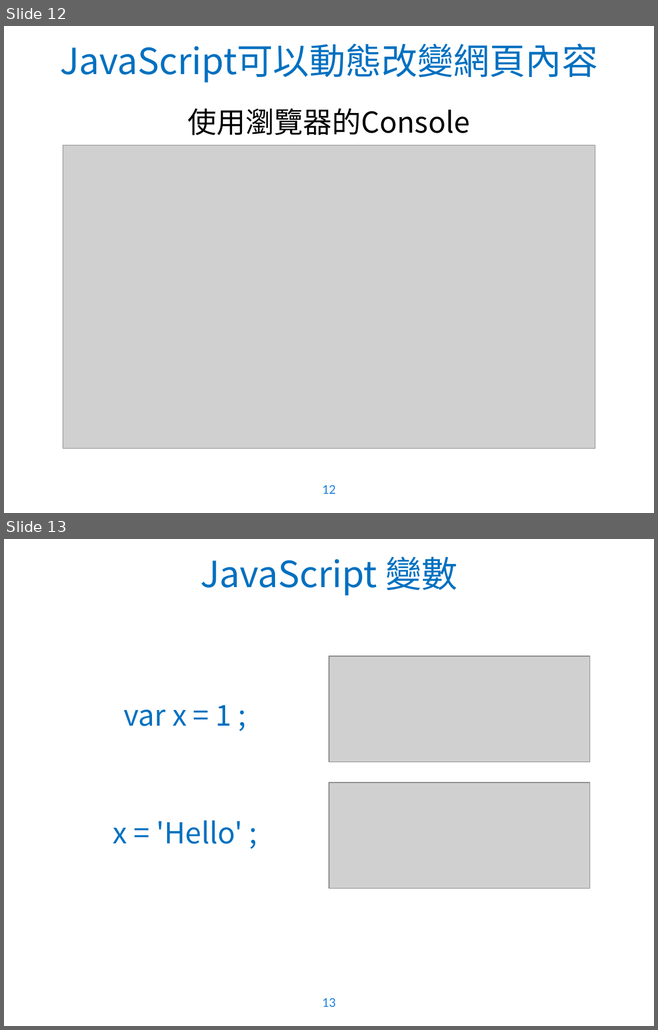
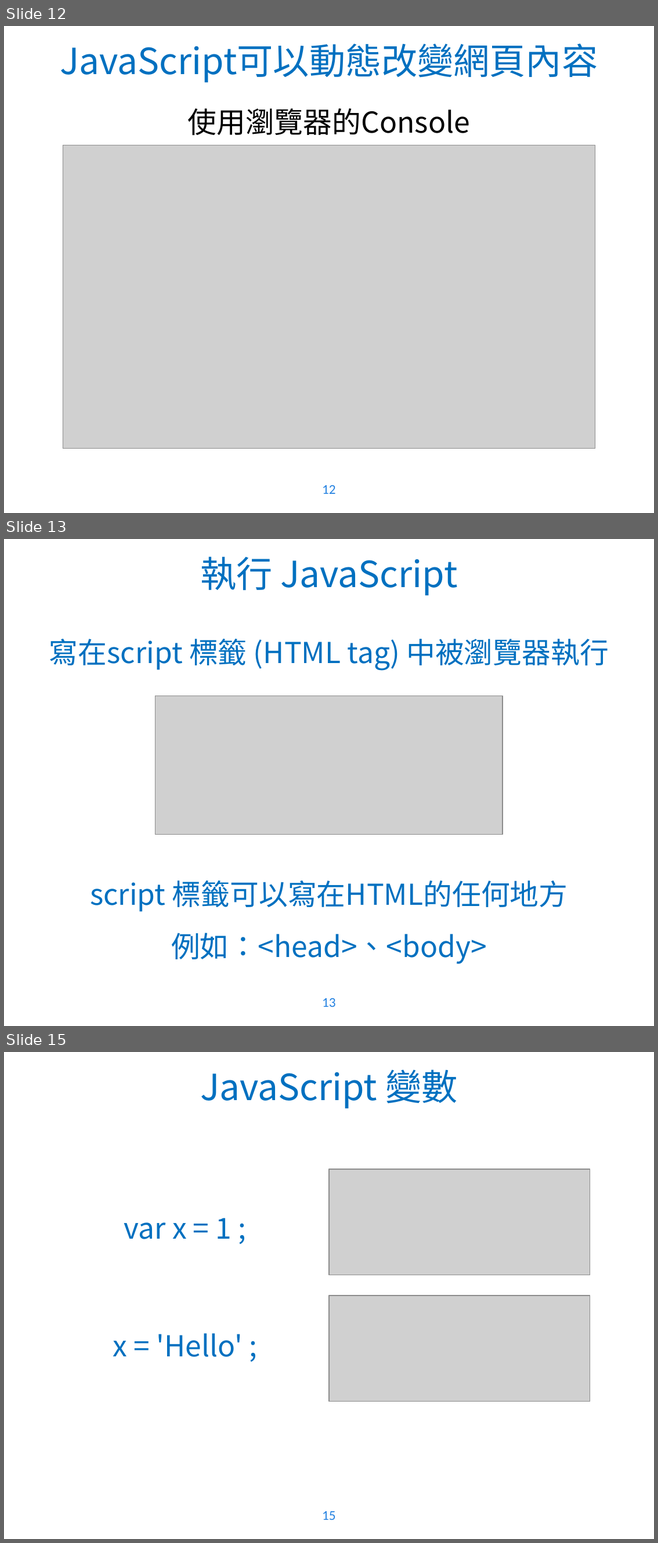
Before and after one commit to WaRTanKE7/WebClubData, a slide deck: 教學簡報/JavaScript - 1.pptx. Shown one above the other, each under a label of ours: slides 12 and 13 before the commit, slides 12, 13 and 15 after it; the slides between them are not shown. The pictures are 658x1030 and 658x1543 pixels, drawn with LibreOffice and Linux fonts; fonts in the diff are those of the drawing; grey boxes stand for pictures; background and template pictures are left out. Boxes give left, top, right and bottom in pixels: in the first picture for what was removed or moved away, otherwise in the second. Text is boxed around its words. In the diff, an @@ line names an element or a change of style, - is before the commit and + after.

Commit message:
ppt update and ex code update

```diff
--- a/教學簡報/JavaScript - 1.pptx
+++ b/教學簡報/JavaScript - 1.pptx
@@ slide 13 added at (4, 539, 654, 1026), background picture (left out); not listed: 1 template element that a slide beside it also shows @@
@@ title added at (200, 556, 458, 596), 40 pt, text #0070C0 @@
+執行 JavaScript
@@ text added at (49, 639, 608, 670), 32 pt, text #0070C0 @@
+寫在script 標籤 (HTML tag) 中被瀏覽器執行
@@ picture added at (155, 696, 502, 835) @@
@@ text added at (90, 881, 568, 964), 32 pt, text #0070C0 @@
+script 標籤可以寫在HTML的任何地方
+例如：<head>、<body>
@@ what was slide 13 is now slide 15 @@
@@ page number at (322, 1511, 336, 1520): text changed @@
-13
+15
```
Also in this commit, not shown: 1 other slide added, 2 other files.
